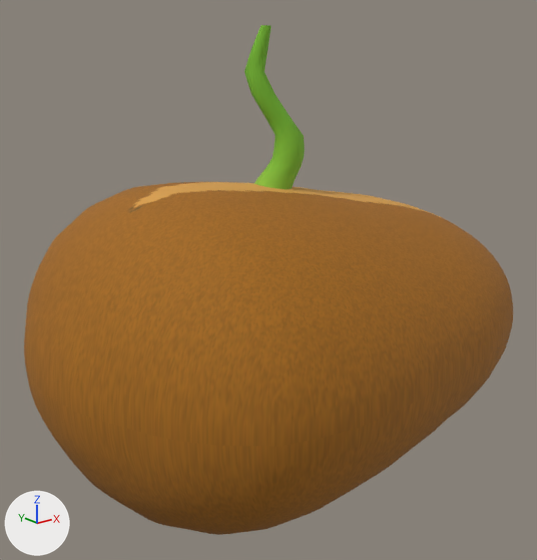
Before and after pictures for a commit that changed the FBX model Assets/seed_plant/Models/seed.FBX.
Camera for both pictures: a camera (50 mm lens) standing at (0.014, -1.023, 0.39) and looking at (0.364, -0.586, 0.215). Lighting does not change. The marker at lower left points along +X, +Y and +Z. Where no turn or scale is listed for an object, it has been applied to the vertices.
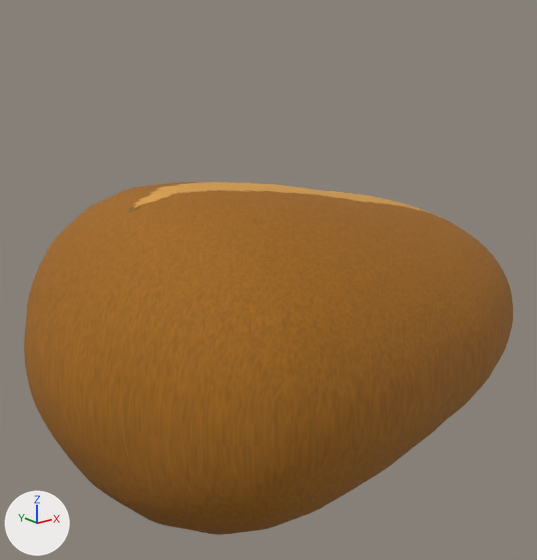
The change, as JSON lines over the scene's bpy script:
```json
{"op": "remove", "block": "ob_cylinder013", "code": ["ob_cylinder013 = bpy.data.objects.new('Cylinder013', me_mesh)", "ob_cylinder013.location = (0.3464, -0.5988, 0.2325)"]}
```

What differs and where, as boxes (x1, y1, x2, y2) in the pictures (537 x 560 px):
```json
{"object": "Cylinder013", "change": "deleted", "before": [244, 25, 304, 189], "on screen": "green"}
```
